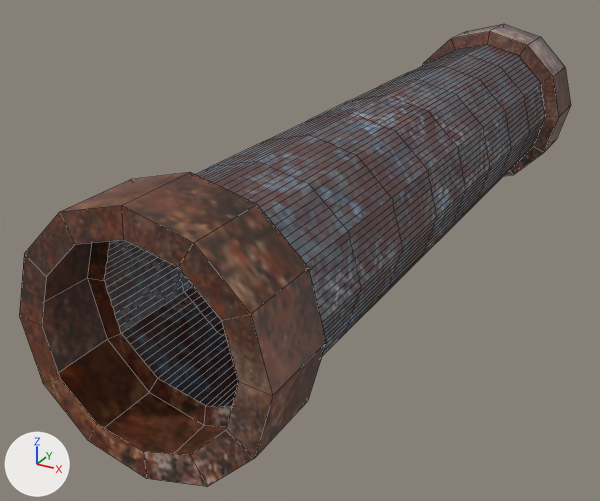
The Blender file Assets/Static Assets/Models/Levels and Props/Props/TPE 2_B.blend as it was, and as the next commit left it.
Before and after are seen from a 50 mm lens placed at (2.9, -6.66, 2.42), pointed at (-0.43, -0.59, -0.61). Every picture has the same lights, and +X, +Y and +Z are marked at lower left. Mesh edges are drawn as thin lines.

The first picture shows 'Tubería plataforma estática larga 2.001'.
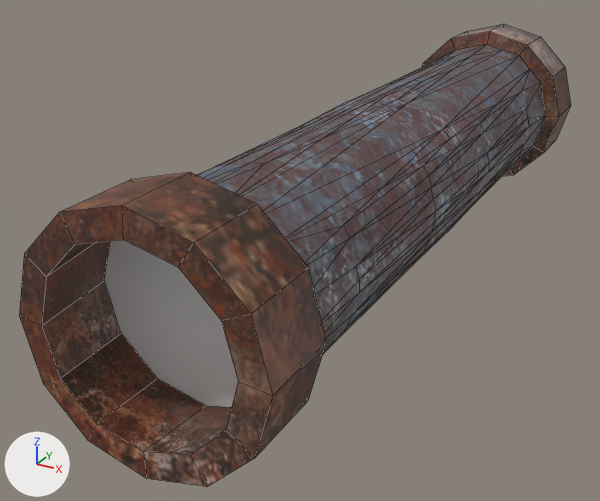
Scene script edits in JSON lines:
```json
{"op": "add", "block": "mat_terciary_material", "code": ["mat_terciary_material = principled_material('Terciary Material')", "mat_terciary_material.base_color = (0.8, 0.8, 0.8)  # white #e7e7e7"]}
{"block": "me_beziercurve_004", "where": "# used by ob_tubería_plataforma_estática_larga_2_001; location = (-0.19, 0.0, 0.0)"}
{"op": "remove", "block": "me_beziercurve_004", "code": "me_beziercurve_004.from_pydata(...)  # 936 vertices, 840 faces; spans x -0.62..1.21, y -3.55..3.57, z -0.89..0.89"}
{"op": "add", "block": "me_beziercurve_004", "code": "me_beziercurve_004.from_pydata(...)  # 287 vertices, 415 faces; spans x -0.62..1.21, y -3.55..3.57, z -0.89..0.89"}
{"block": "me_beziercurve_004", "change": "me_beziercurve_004 part 1: 649 vertices removed from x -0.47..1.07, y -2.89..2.89, z -0.75..0.75"}
{"op": "add", "block": "me_beziercurve_004", "code": "me_beziercurve_004.materials.append(mat_terciary_material)  # white #e7e7e7"}
```

What differs and where, as boxes [x1, y1, x2, y2] in the pictures (600 x 501 px):
```json
{"part": 1, "of": "me_beziercurve_004", "change": "deleted", "before": [87, 32, 559, 427]}
```
